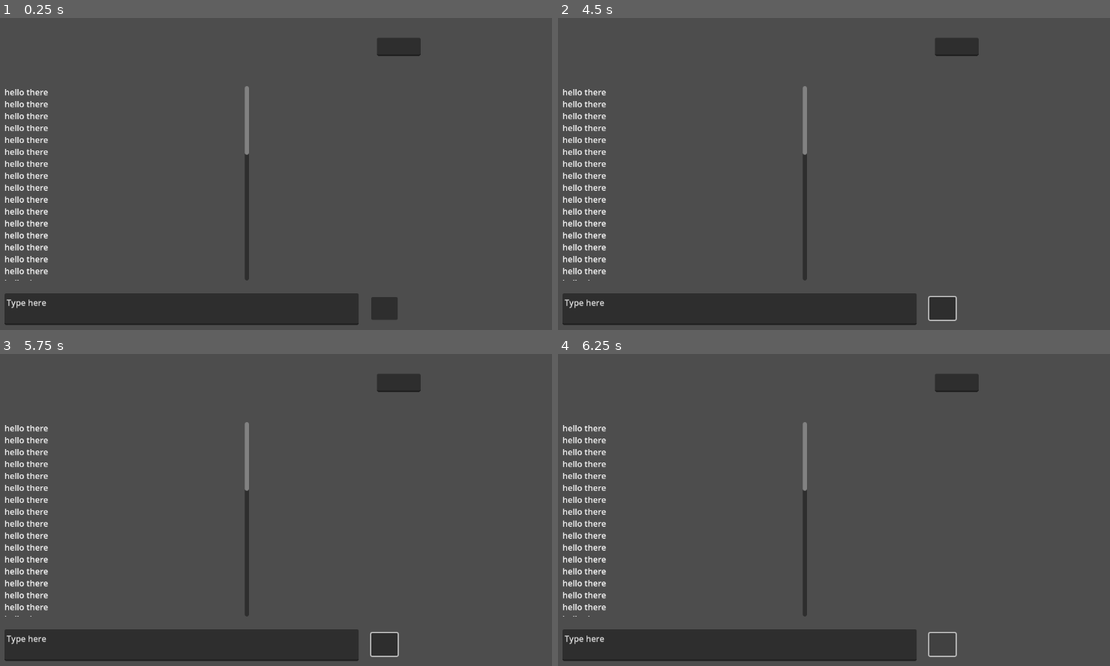
Above: before the commit, frames 1-4 (two rows, left to right).
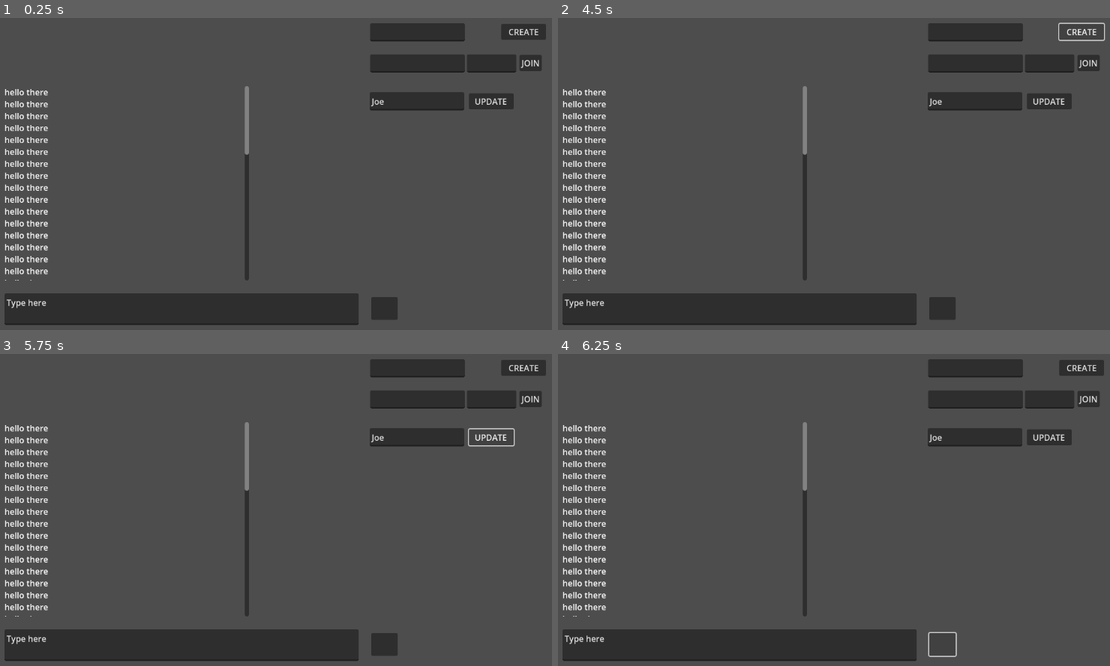
Above: after the commit, the same moments.

Repository: alexanderivanov2424/GodotTesting
Game: Godot game, scene res://main.tscn
Two runs of this game, one before a commit and one after it. Both use one fixed random seed, a clock stepped at 60 frames per second and the inputs below.
Inputs (mouse positions are in pixels of both pictures, inside the frame that each line leads up to):
- Up to frame 1 (0.25 s): no input
- Up to frame 2 (4.5 s): click (1082, 30) at 0.5 s, where only the run after the commit has a clickable "CREATE"; click (1087, 61) at 1.25 s, where only the run after the commit has a clickable "JOIN"; click (1049, 102) at 2 s, where only the run after the commit has a clickable "UPDATE"; click (944, 308) at 2.75 s; click (944, 308) at 3.5 s; click (1082, 30) at 4.25 s, where only the run after the commit has a clickable "CREATE"
- Up to frame 3 (5.75 s): click (491, 438) at 5 s, where only the run after the commit has a clickable "UPDATE"
- Up to frame 4 (6.25 s): click (944, 644) at 5.75 s

The runs differ from the first frame. In frame 1, 4.6% of the frame differs, in the area x 66-99%, y 1-30%; in frame 2, 4.4%; in frame 3, 4.5%; in frame 4, 4.6%.

Commit message:
add signal

Diff:
--- a/main.gd
+++ b/main.gd
@@ -10,15 +10,9 @@
 	print("Ready!")
 	print(InputBox.text)
 
-func create_server(PORT : int, MAX_CLIENTS : int) -> void:
-	var peer = ENetMultiplayerPeer.new()
-	peer.create_server(PORT, MAX_CLIENTS)
-	self.multiplayer.multiplayer_peer = peer
-
-func create_client(IP_ADDRESS : String, PORT : int) -> void:
-	var peer = ENetMultiplayerPeer.new()
-	peer.create_client(IP_ADDRESS, PORT)
-	multiplayer.multiplayer_peer = peer
-
 func _process(delta: float) -> void:
 	print("tick" + str(delta))
+
+
+func _on_create_game_pressed() -> void:
+	pass # Replace with function body.
--- a/main.tscn
+++ b/main.tscn
@@ -78,9 +78,70 @@
 offset_right = 841.0
 offset_bottom = 588.0
 
-[node name="IP" type="TextEdit" parent="."]
+[node name="Create" type="Control" parent="."]
+layout_mode = 3
+anchors_preset = 0
+offset_left = 776.0
+offset_top = 9.0
+offset_right = 1130.0
+offset_bottom = 60.0
+
+[node name="PORT" type="TextEdit" parent="Create"]
 layout_mode = 0
-offset_left = 801.0
-offset_top = 44.0
-offset_right = 885.0
-offset_bottom = 79.0
+offset_left = 12.0
+offset_top = 7.0
+offset_right = 194.0
+offset_bottom = 42.0
+
+[node name="Button" type="Button" parent="Create"]
+layout_mode = 0
+offset_left = 264.0
+offset_top = 8.0
+offset_right = 350.0
+offset_bottom = 39.0
+text = "CREATE"
+
+[node name="Join" type="Control" parent="."]
+anchors_preset = 0
+offset_left = 776.0
+offset_top = 69.0
+offset_right = 1130.0
+offset_bottom = 120.0
+
+[node name="PORT" type="TextEdit" parent="Join"]
+layout_mode = 0
+offset_left = 198.0
+offset_top = 7.0
+offset_right = 293.0
+offset_bottom = 42.0
+
+[node name="IP" type="TextEdit" parent="Join"]
+layout_mode = 0
+offset_left = 12.0
+offset_top = 7.0
+offset_right = 194.0
+offset_bottom = 42.0
+
+[node name="Button" type="Button" parent="Join"]
+layout_mode = 0
+offset_left = 299.0
+offset_top = 8.0
+offset_right = 342.0
+offset_bottom = 39.0
+text = "JOIN"
+
+[node name="Name" type="TextEdit" parent="."]
+offset_left = 787.0
+offset_top = 149.0
+offset_right = 969.0
+offset_bottom = 184.0
+text = "Joe"
+
+[node name="Button" type="Button" parent="."]
+offset_left = 978.0
+offset_top = 151.0
+offset_right = 1064.0
+offset_bottom = 182.0
+text = "UPDATE"
+
+[connection signal="pressed" from="Create/Button" to="." method="_on_create_game_pressed"]
